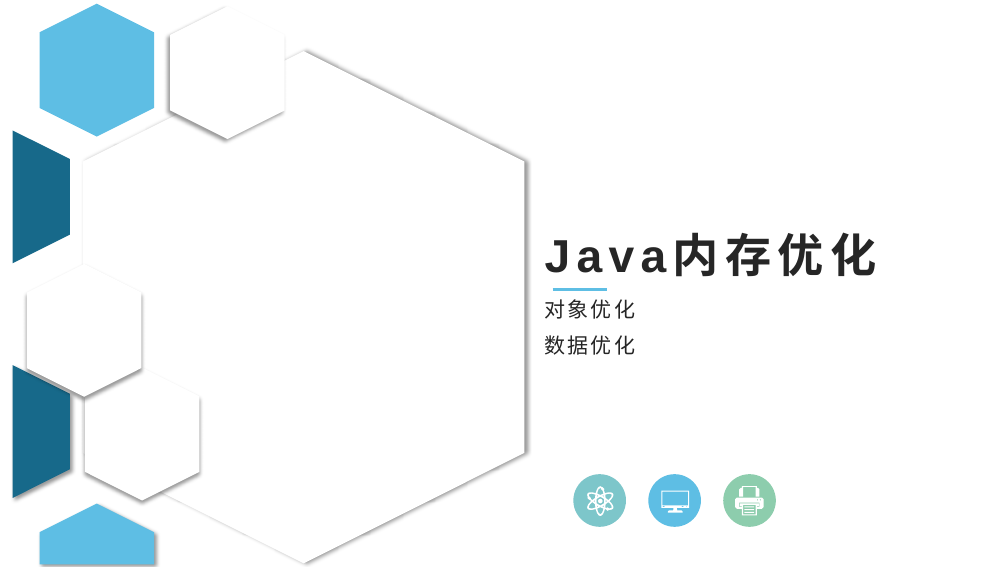
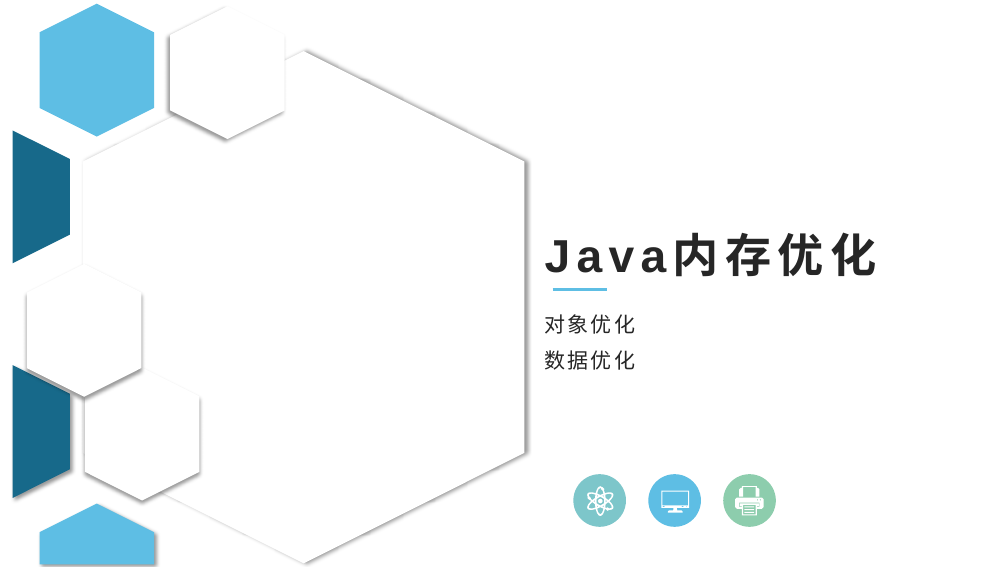
Before and after one commit to JiangJibo/project, a slide deck: slide 1 of web/src/main/resources/Java内存优化分享.pptx. Drawn at 1008x567 pixels with LibreOffice and Linux fonts; fonts in the diff are those of the drawing; background and template pictures are left out. Boxes give left, top, right and bottom in pixels: in the first picture for what was removed or moved away, otherwise in the second. Text is boxed around its words. In the diff, an @@ line names an element or a change of style, - is before the commit and + after.

```diff
--- a/web/src/main/resources/Java内存优化分享.pptx
+++ b/web/src/main/resources/Java内存优化分享.pptx
@@ subtitle "对象优化": place and size @@
-subtitle "对象优化" at (545, 299, 635, 355)
+subtitle "对象优化" at (545, 314, 635, 370)
```
Also in this commit, not shown: 1 other slide changed, 1 slide added, 7 other files.
